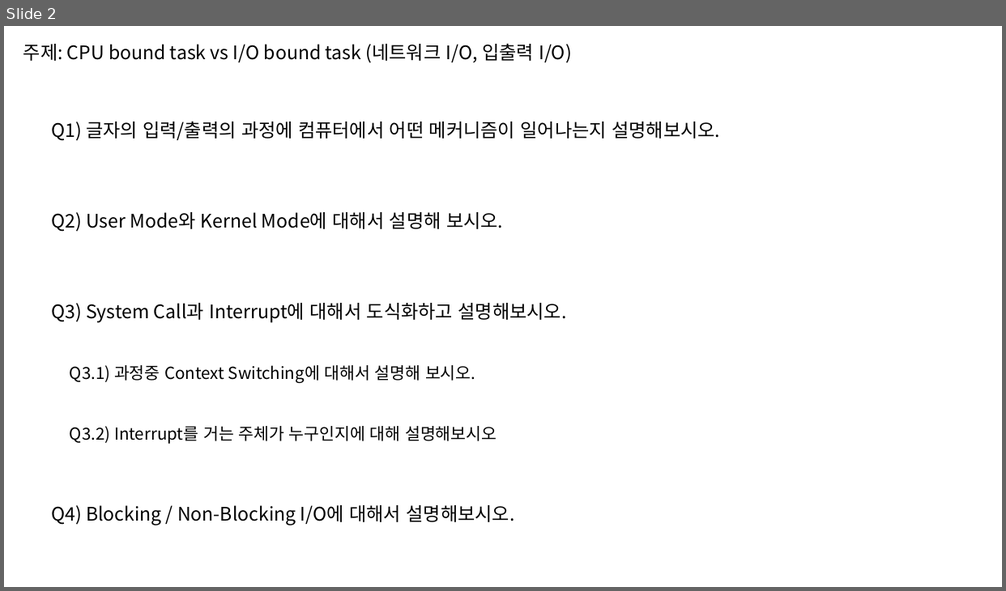
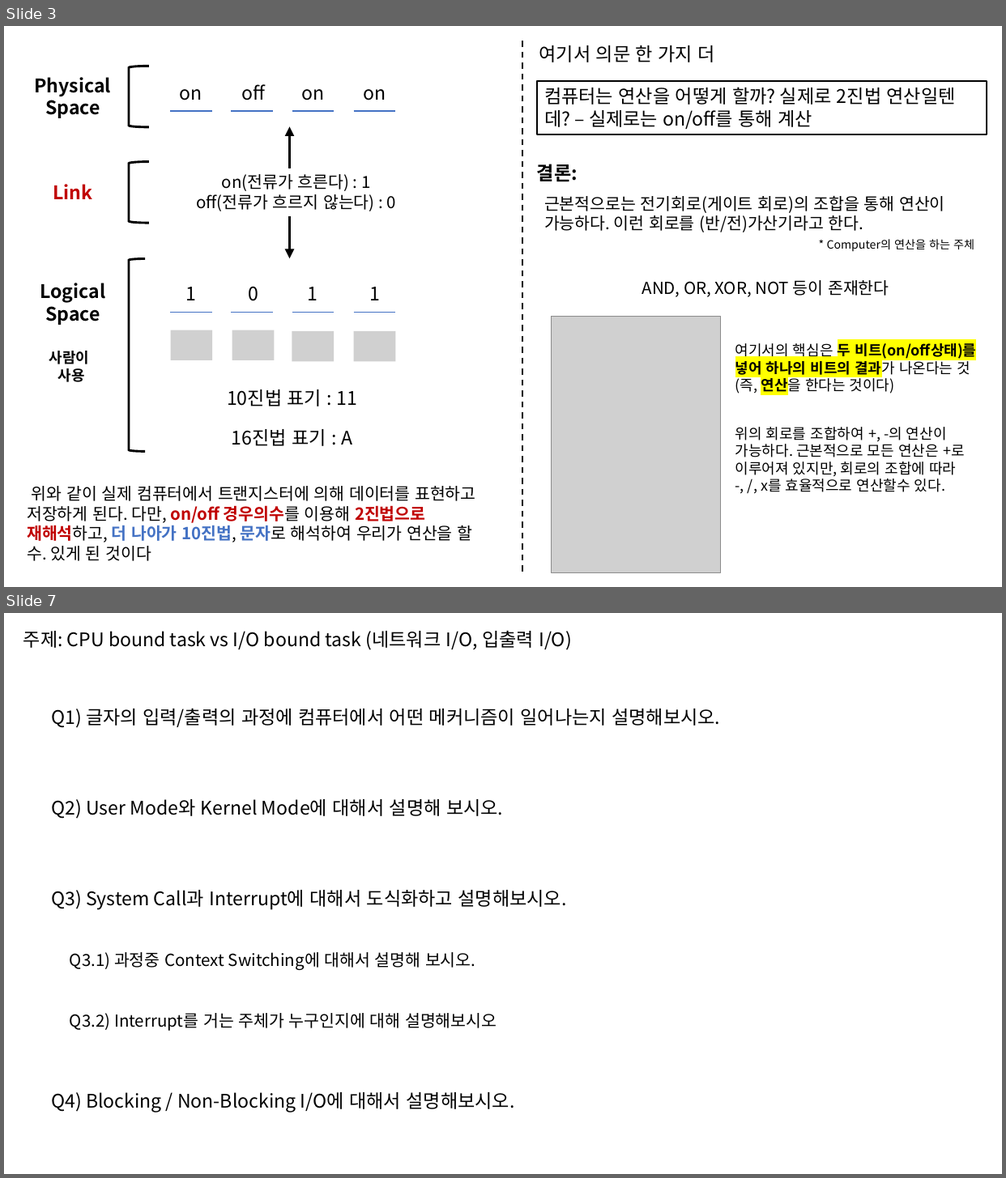
Before and after one commit to taehyuklee/C-CppStudy, a slide deck: CSwithC/CS-explanation.pptx. Shown one above the other, each under a label of ours: slide 2 before the commit, slides 3 and 7 after it; the slides between them are not shown. The pictures are 1006x591 and 1006x1178 pixels, drawn with LibreOffice and Linux fonts; fonts in the diff are those of the drawing; grey boxes stand for pictures. Boxes give left, top, right and bottom in pixels: in the first picture for what was removed or moved away, otherwise in the second. Text is boxed around its words. In the diff, an @@ line names an element or a change of style, - is before the commit and + after.

```diff
--- a/CSwithC/CS-explanation.pptx
+++ b/CSwithC/CS-explanation.pptx
@@ slide 3 added at (4,26,1002,587), background #FFFFFF @@
@@ line added from (522, 41) to (522, 574), #000000 1.5 pt dashed @@
@@ text added at (539,45,714,62), 18 pt, text #000000 @@
+여기서 의문 한 가지 더
@@ left bracket added at (129,66,149,127), outline #000000 2.25 pt @@
@@ text added at (35,77,112,118), 18 pt, text #000000, bold @@
+Physical Space
@@ group added at (170,84,395,111): 4 lines, 4 texts @@
+on
+on
+off
+on
@@ rectangle added at (537,81,987,135), outline #000000 1.5 pt, 18 pt, text #000000 @@
+컴퓨터는 연산을 어떻게 할까? 실제로 2진법 연산일텐데? – 실제로는 on/off를 통해 계산
@@ double arrow added from (290, 127) to (290, 258), #000000 3 pt @@
@@ left bracket added at (129,161,149,223), outline #000000 2.25 pt @@
@@ text added at (537,164,577,182), 18 pt, text #000000, bold @@
+결론:
@@ text added at (53,184,92,199), 18 pt, text #C00000, bold @@
+Link
@@ text added at (196,174,396,211), 16 pt, text #000000 @@
+on(전류가 흐른다) : 1
+off(전류가 흐르지 않는다) : 0
@@ text added at (544,196,945,233), 16 pt, text #000000 @@
+근본적으로는 전기회로(게이트 회로)의 조합을 통해 연산이 가능하다. 이런 회로를 (반/전)가산기라고 한다.
@@ text added at (827,239,974,252), 11 pt, text #000000 @@
+* Computer의 연산을 하는 주체
@@ left bracket added at (129,258,146,451), outline #000000 2.25 pt @@
@@ text added at (40,283,105,325), 18 pt, text #000000, bold @@
+Logical
+Space
@@ group added at (170,286,395,312): 4 lines, 4 texts @@
+1
+1
+0
+1
@@ text added at (642,280,889,297), 16 pt, text #000000 @@
+AND, OR, XOR, NOT 등이 존재한다
@@ picture added at (552,317,720,573) @@
@@ picture added at (170,331,212,361) @@
@@ picture added at (232,331,275,361) @@
@@ picture added at (292,331,334,361) @@
@@ picture added at (354,331,395,361) @@
@@ text added at (49,351,90,382), 14 pt, text #000000, bold @@
+사람이
+사용
@@ text added at (735,344,976,395), 14 pt, text #000000, bold @@
+여기서의 핵심은 두 비트(on/off상태)를 넣어 하나의 비트의 결과가 나온다는 것 (즉, 연산을 한다는 것이다)
@@ text added at (227,390,357,407), 18 pt, text #000000 @@
+10진법 표기 : 11
@@ text added at (232,429,352,446), 18 pt, text #000000 @@
+16진법 표기 : A
@@ text added at (735,427,965,493), 14 pt, text #000000 @@
+위의 회로를 조합하여 +, -의 연산이 가능하다. 근본적으로 모든 연산은 +로 이루어져 있지만, 회로의 조합에 따라 -, /, x를 효율적으로 연산할수 있다.
@@ text added at (27,486,475,561), 16 pt, text #000000 @@
+위와 같이 실제 컴퓨터에서 트랜지스터에 의해 데이터를 표현하고 저장하게 된다. 다만, on/off 경우의수를 이용해 2진법으로 재해석하고, 더 나아가 10진법, 문자로 해석하여 우리가 연산을 할 수. 있게 된 것이다
@@ what was slide 2 is now slide 7 @@
```
Also in this commit, not shown: 5 other slides added, 1 slide removed.
